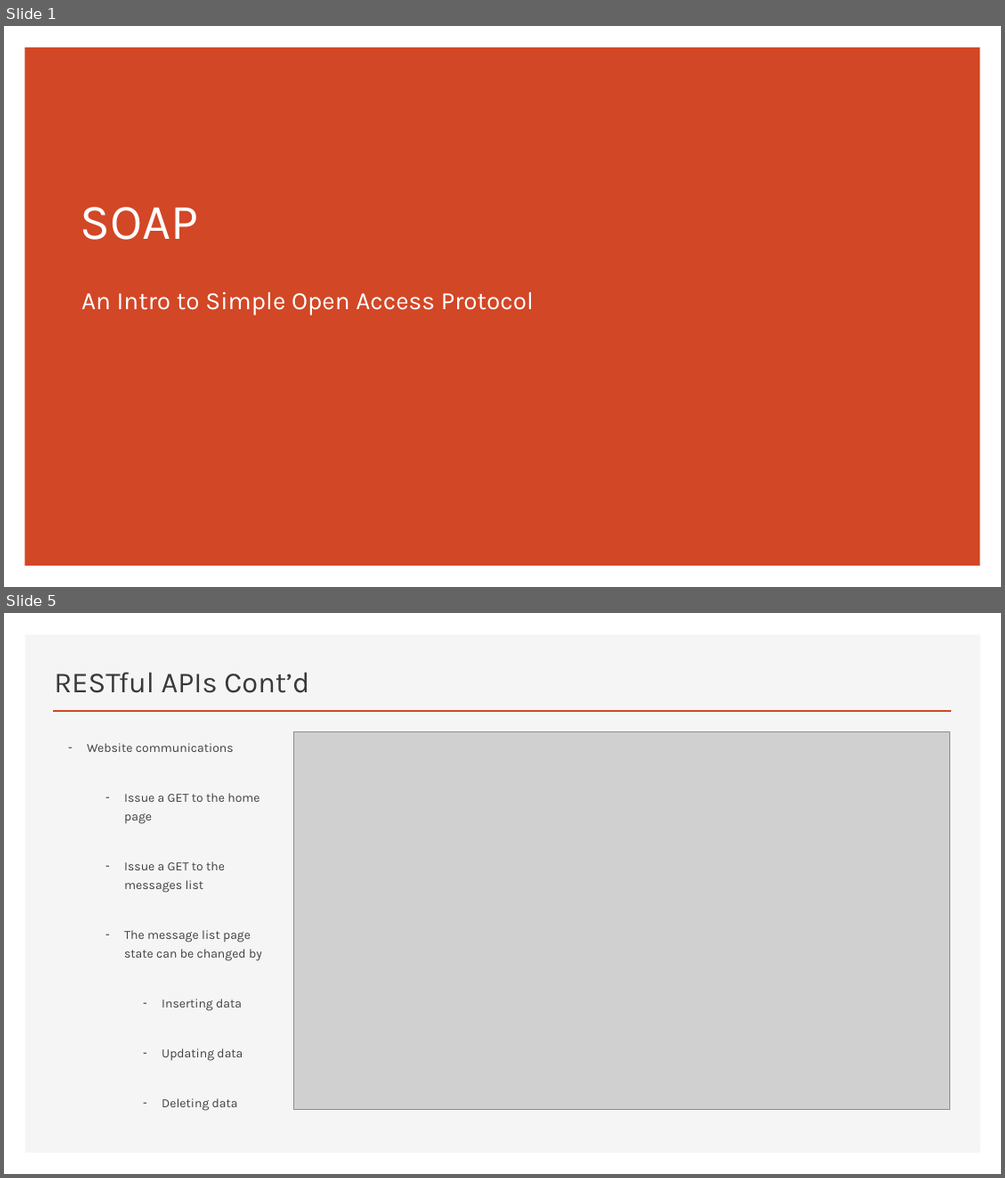
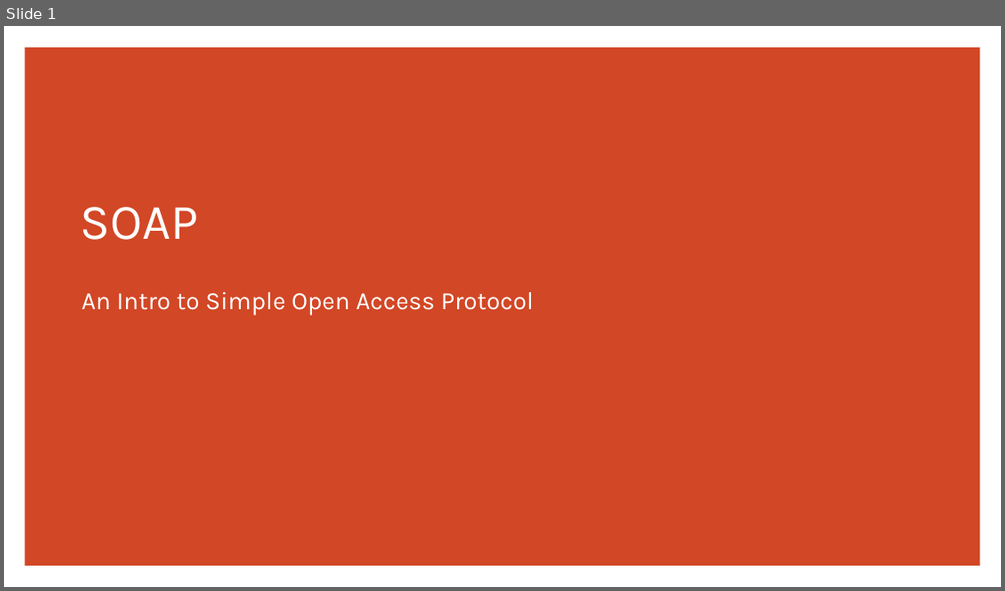
Before and after one commit to erniephillips/erniephillips.github.io, a slide deck: restful-api-presentations/phillips-presentation-week-3.pptx. Shown one above the other, each under a label of ours: slides 1 and 5 before the commit, slide 1 after it; the slides between them are not shown. The pictures are 1005x1178 and 1005x591 pixels, drawn with LibreOffice and Linux fonts; fonts in the diff are those of the drawing; grey boxes stand for pictures. Boxes give left, top, right and bottom in pixels: in the first picture for what was removed or moved away, otherwise in the second. Text is boxed around its words. In the diff, an @@ line names an element or a change of style, - is before the commit and + after.

```diff
--- a/restful-api-presentations/phillips-presentation-week-3.pptx
+++ b/restful-api-presentations/phillips-presentation-week-3.pptx
@@ slide 5 removed at (x1=4, y1=613, x2=1001, y2=1174), background #FFFFFF @@
@@ rectangle removed at (x1=25, y1=634, x2=980, y2=1153) @@
@@ title removed at (x1=54, y1=672, x2=309, y2=693) @@
-RESTful APIs Cont’d
@@ line removed from (53, 711) to (952, 711) @@
@@ text removed at (x1=87, y1=743, x2=262, y2=1111) @@
-– Website communications
-  – Issue a GET to the home page
-  – Issue a GET to the messages list
-  – The message list page state can be changed by
-    – Inserting data
-    – Updating data
-    – Deleting data
@@ picture removed at (x1=294, y1=732, x2=950, y2=1109) @@
```
Also in this commit, not shown: 6 slides changed, 3 slides added, 2 other slides removed.
